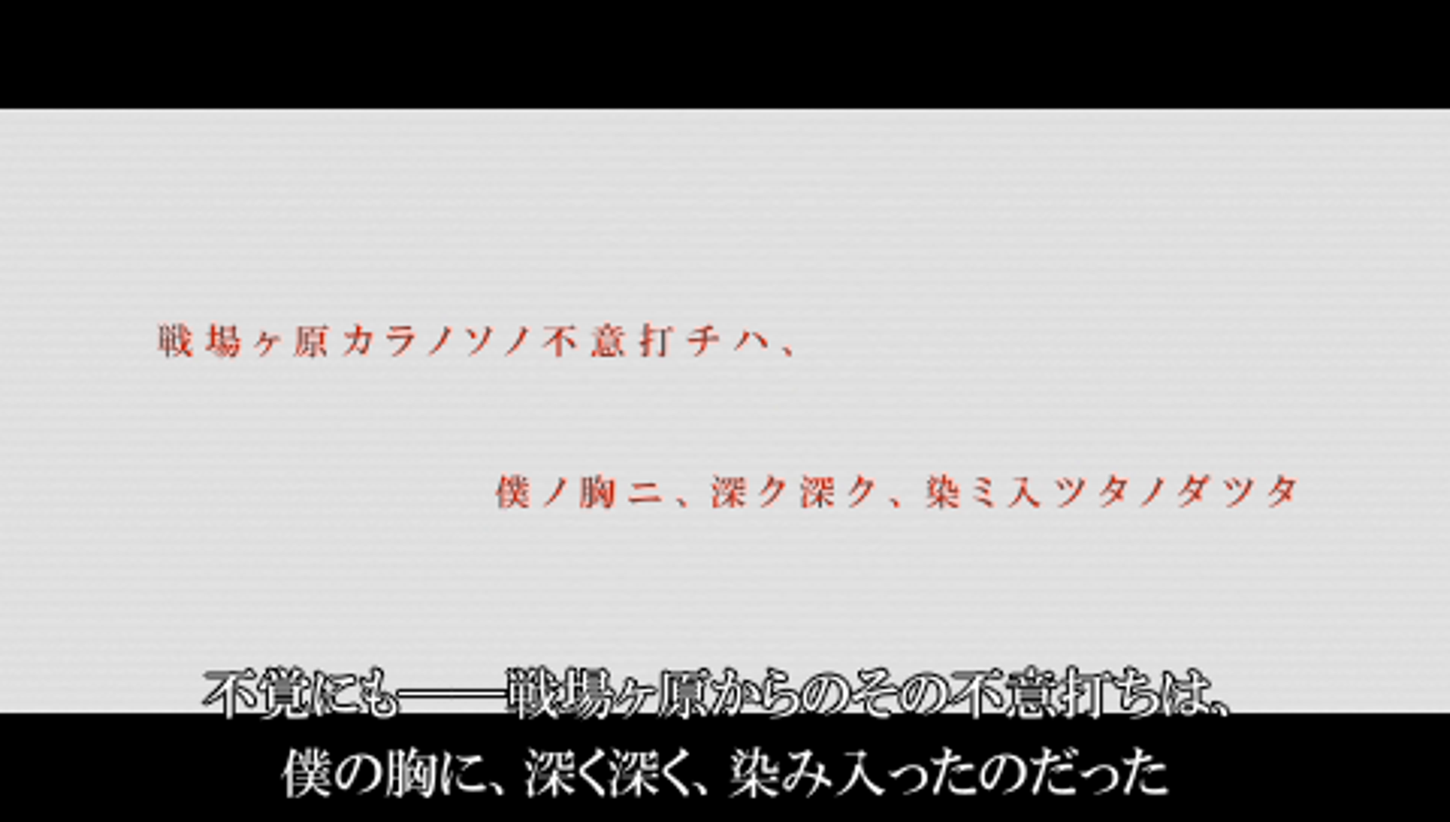
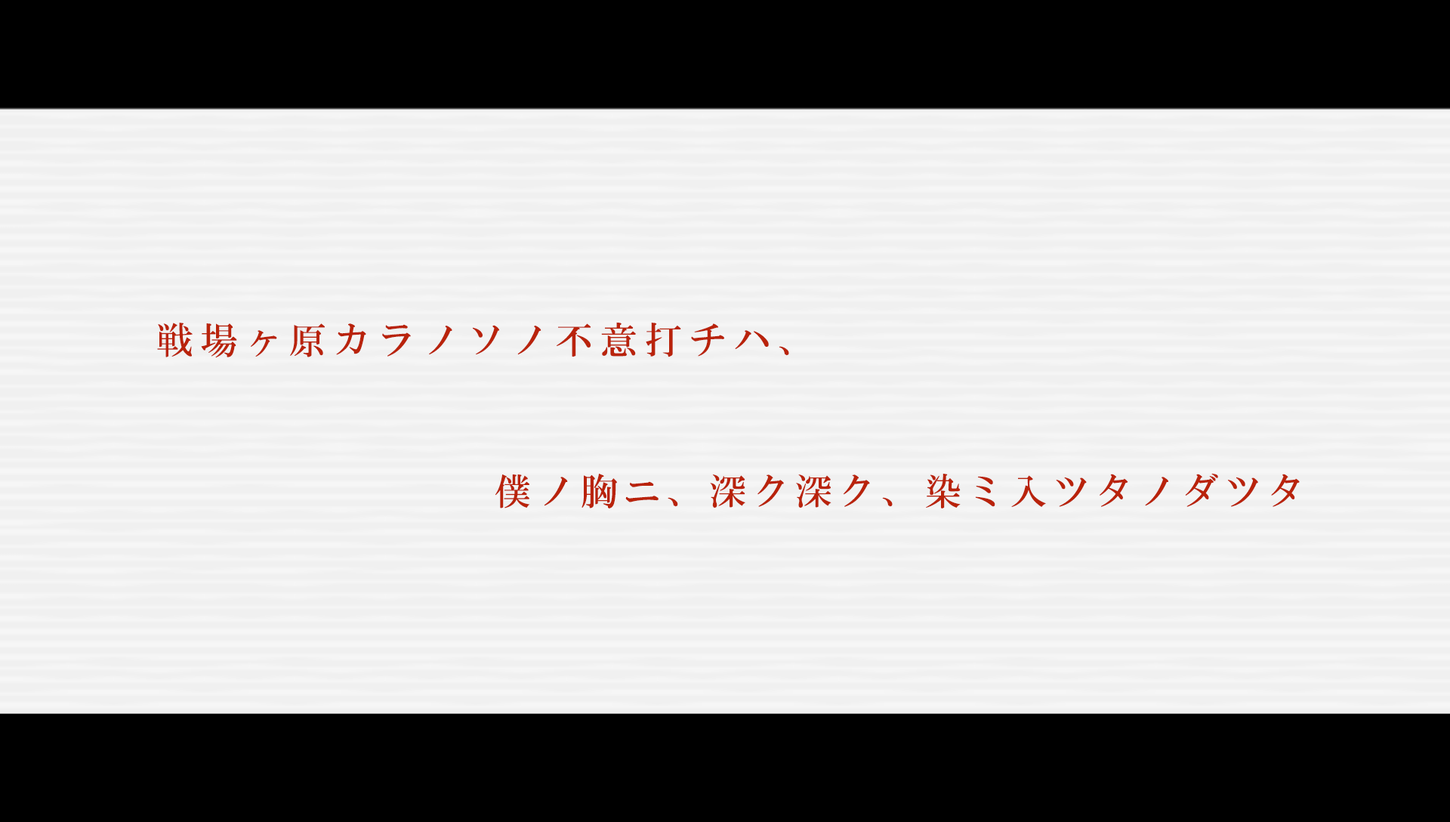
The second 1450 x 822 image is a revision of the first. Changes to its layers:
added layer "僕ノ胸ニ、深ク深ク、染ミ入ツタノダツタ" above "戦場ヶ原カラノソノ不意打チハ、" over [left=495, top=473, right=1300, bottom=509]
added layer "戦場ヶ原カラノソノ不意打チハ、" above "Layer 2" over [left=157, top=321, right=790, bottom=358]
showed "Layer 2" over [left=0, top=107, right=1450, bottom=799]
